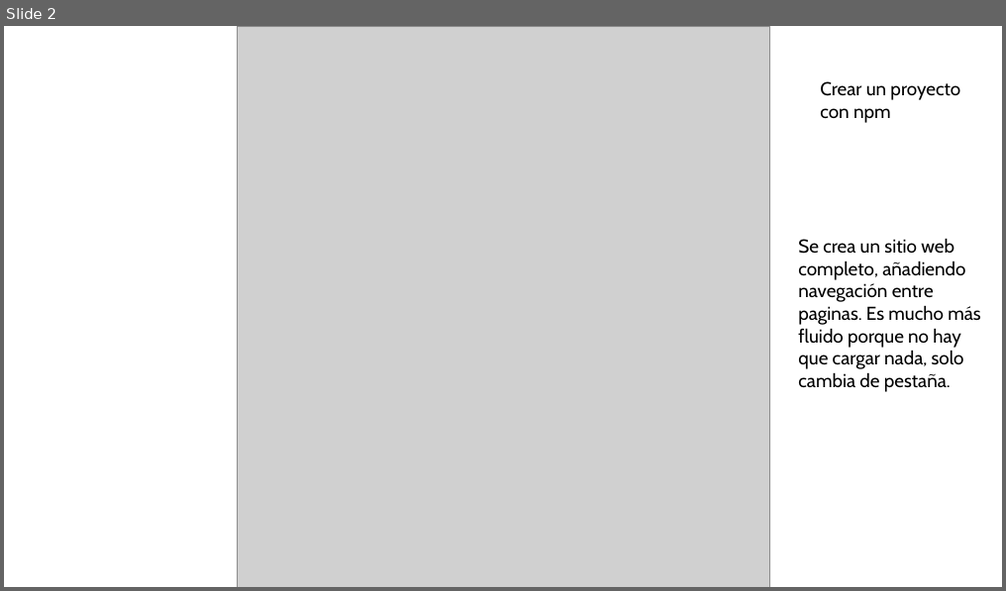
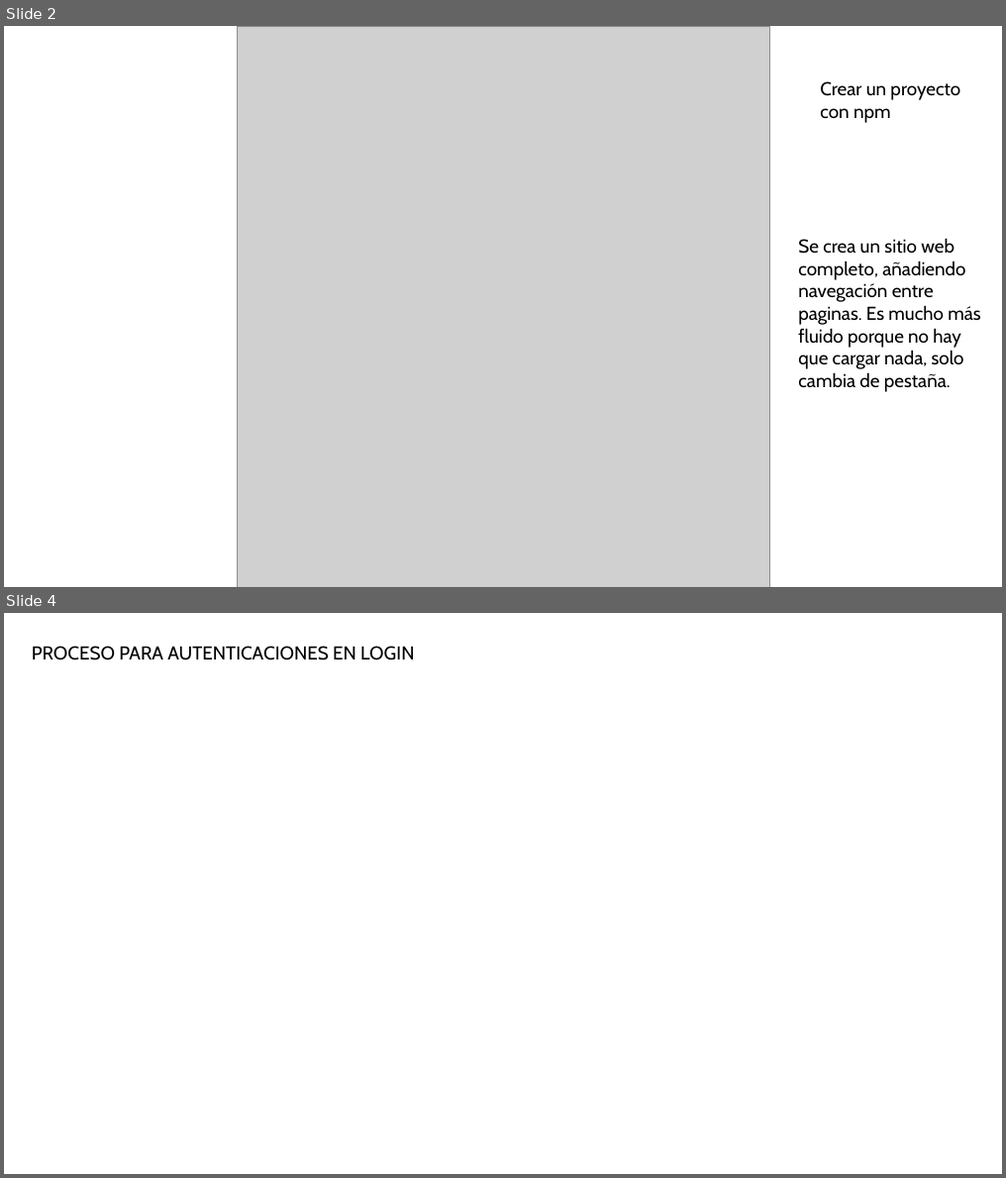
Before and after one commit to MrInvaderLop/Modulo06-JS, a slide deck: Presentaciones/Clase07.26.06.25.pptx. Shown one above the other, each under a label of ours: slide 2 before the commit, slides 2 and 4 after it; the slides between them are not shown. The pictures are 1006x591 and 1006x1178 pixels, drawn with LibreOffice and Linux fonts; fonts in the diff are those of the drawing; grey boxes stand for pictures. Boxes give left, top, right and bottom in pixels: in the first picture for what was removed or moved away, otherwise in the second. Text is boxed around its words. In the diff, an @@ line names an element or a change of style, - is before the commit and + after.

```diff
--- a/Presentaciones/Clase07.26.06.25.pptx
+++ b/Presentaciones/Clase07.26.06.25.pptx
@@ slide 4 added at bbox=[4, 613, 1002, 1174], background #FFFFFF @@
@@ text added at bbox=[32, 646, 414, 661], 18 pt, text #000000 @@
+PROCESO PARA AUTENTICACIONES EN LOGIN
```
Also in this commit, not shown: 1 slide changed, 26 other files.
